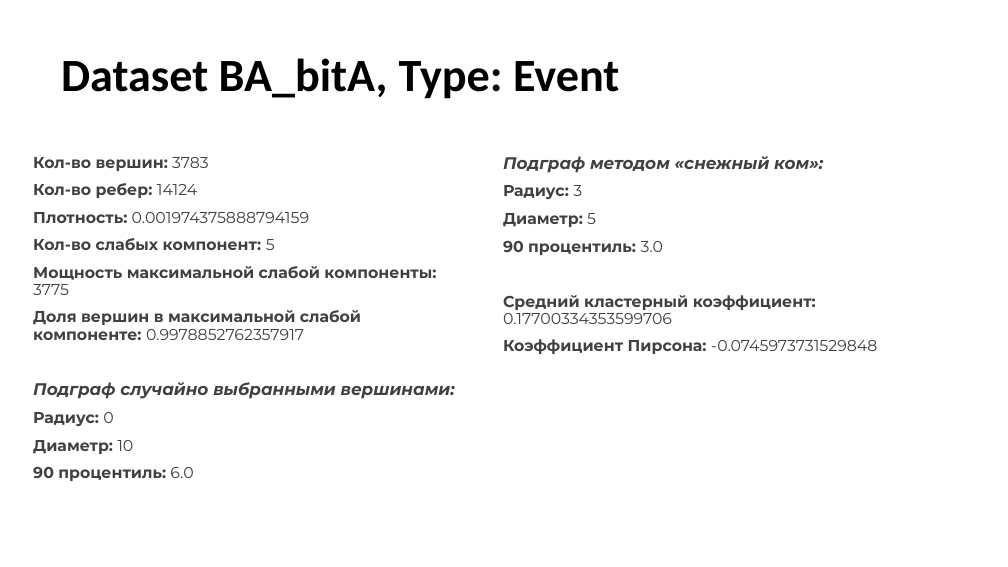
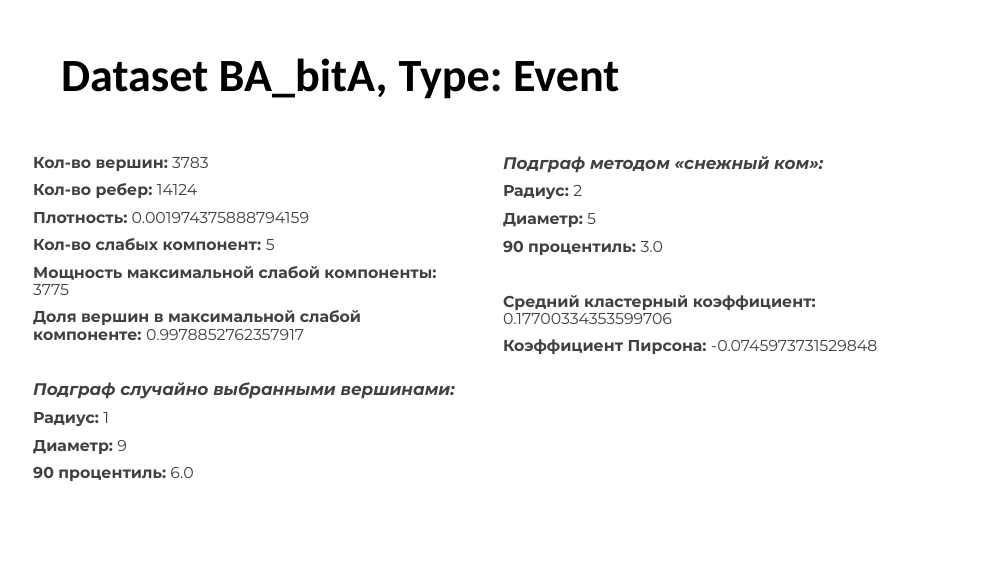
Before and after one commit to answerIII/GraphTheory2022-2023, a slide deck: slide 7 of grafy.pptx. Drawn at 1008x567 pixels with LibreOffice and Linux fonts; fonts in the diff are those of the drawing. Boxes give left, top, right and bottom in pixels: in the first picture for what was removed or moved away, otherwise in the second. Text is boxed around its words. In the diff, an @@ line names an element or a change of style, - is before the commit and + after.

```diff
--- a/grafy.pptx
+++ b/grafy.pptx
@@ text at (503,185,582,199): text changed @@
-Радиус: 3
+Радиус: 2
@@ text at (33,412,127,454): text changed @@
-Радиус: 0
-Диаметр: 10
+Радиус: 1
+Диаметр: 9
```
